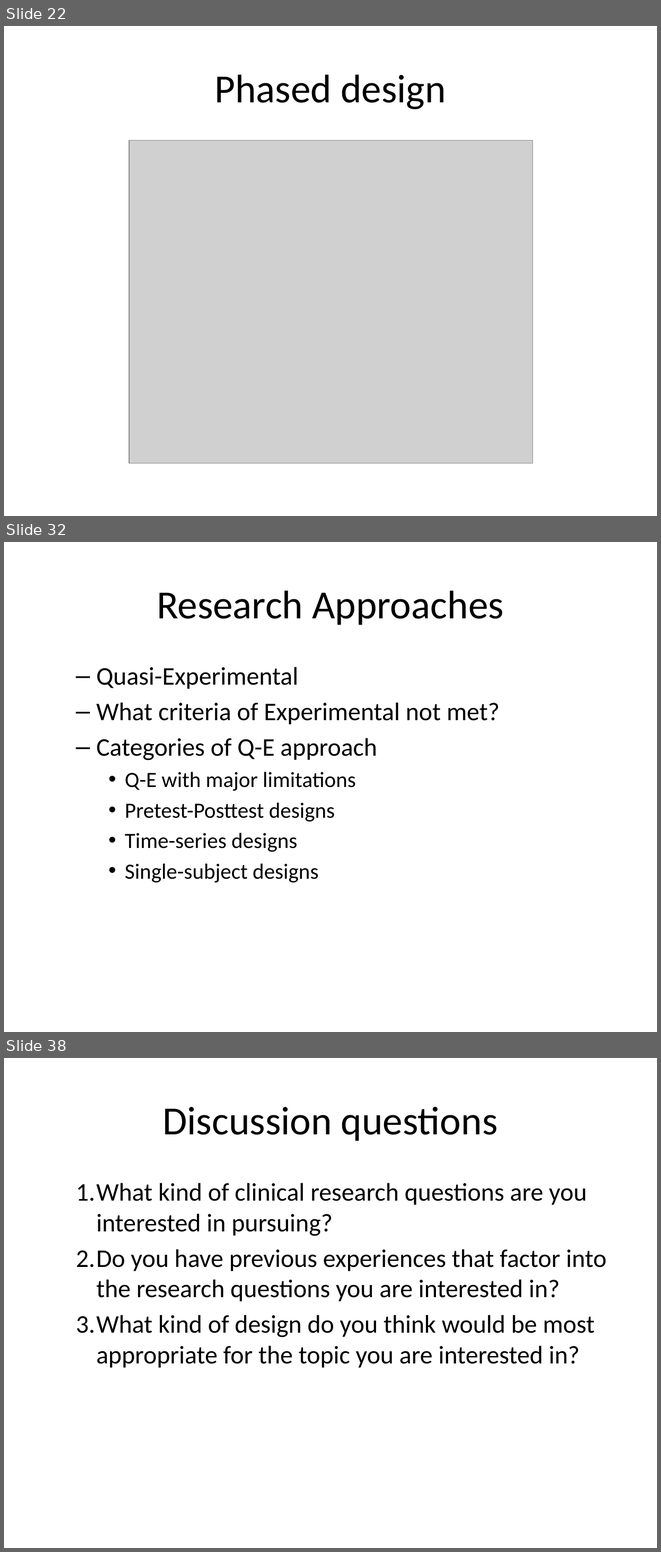
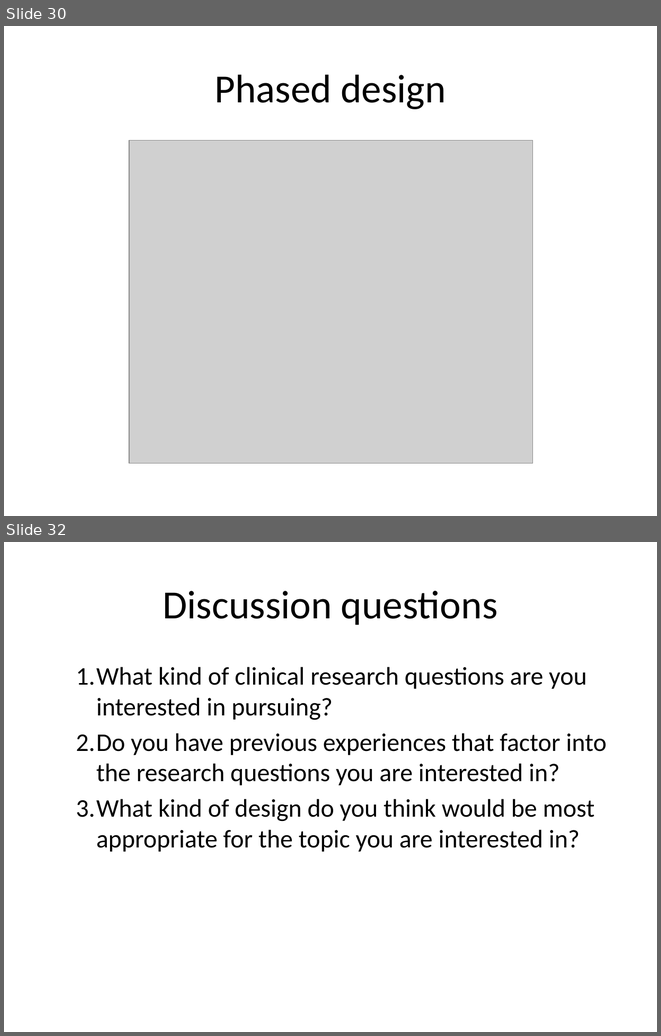
Before and after one commit to classes-medb/5510, a slide deck: src/video-05-quasi-experiments.pptx. Shown one above the other, each under a label of ours: slides 22, 32 and 38 before the commit, slides 30 and 32 after it; the slides between them are not shown. The pictures are 661x1552 and 661x1036 pixels, drawn with LibreOffice and Linux fonts; fonts in the diff are those of the drawing; grey boxes stand for pictures. Boxes give left, top, right and bottom in pixels: in the first picture for what was removed or moved away, otherwise in the second. Text is boxed around its words. In the diff, an @@ line names an element or a change of style, - is before the commit and + after.

```diff
--- a/src/video-05-quasi-experiments.pptx
+++ b/src/video-05-quasi-experiments.pptx
@@ slide 32 removed at [4,542,657,1032], background #FFFFFF @@
@@ title removed at [157,590,503,625] @@
-Research Approaches
@@ text removed at [96,667,500,882] @@
-  – Quasi-Experimental
-  – What criteria of Experimental not met?
-  – Categories of Q-E approach
-    • Q-E with major limitations
-    • Pretest-Posttest designs
-    • Time-series designs
-    • Single-subject designs
@@ what was slide 22 is now slide 30 @@
@@ what was slide 38 is now slide 32 @@
```
Also in this commit, not shown: 4 slides changed, 9 slides added, 14 other slides removed, 10 other files.
